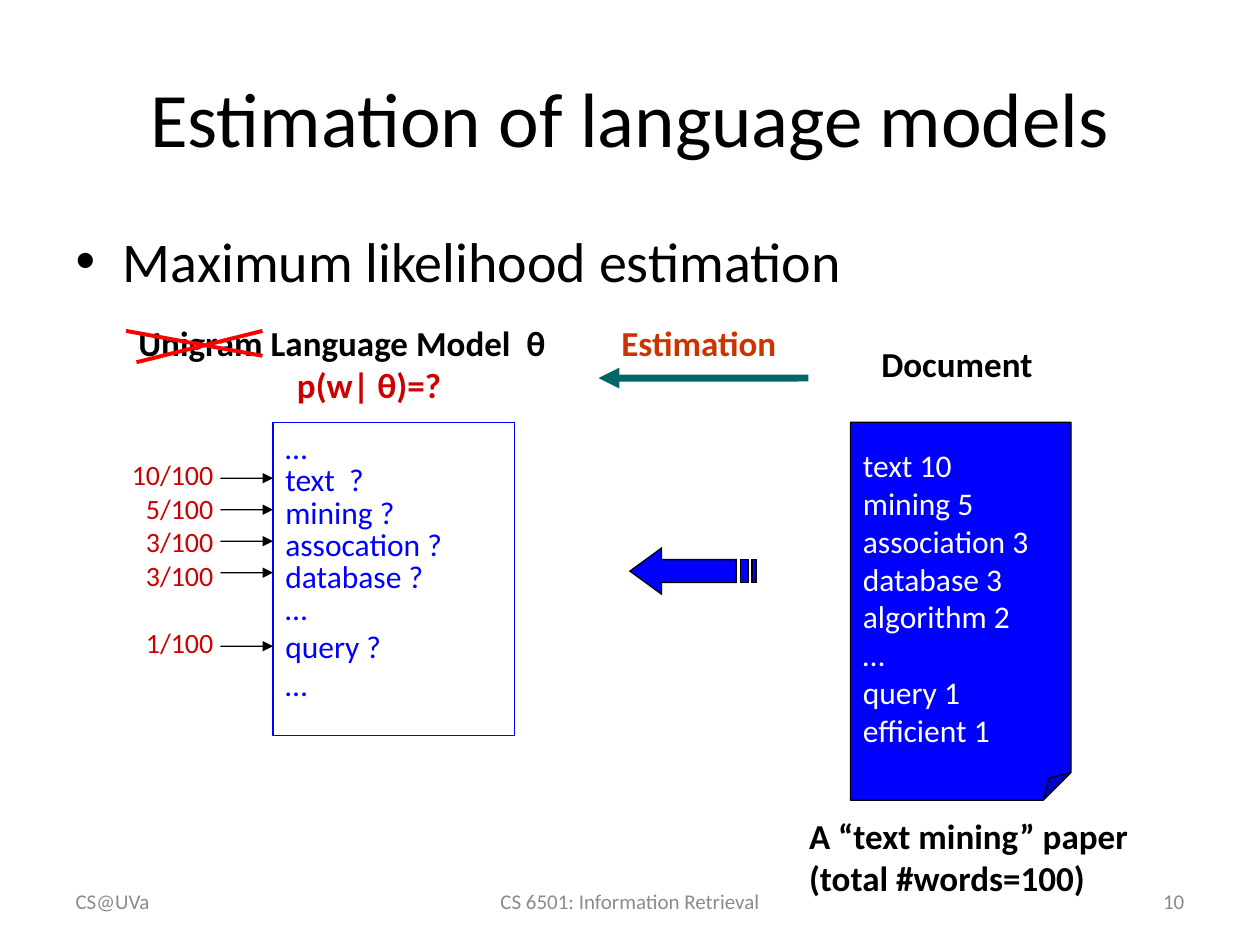
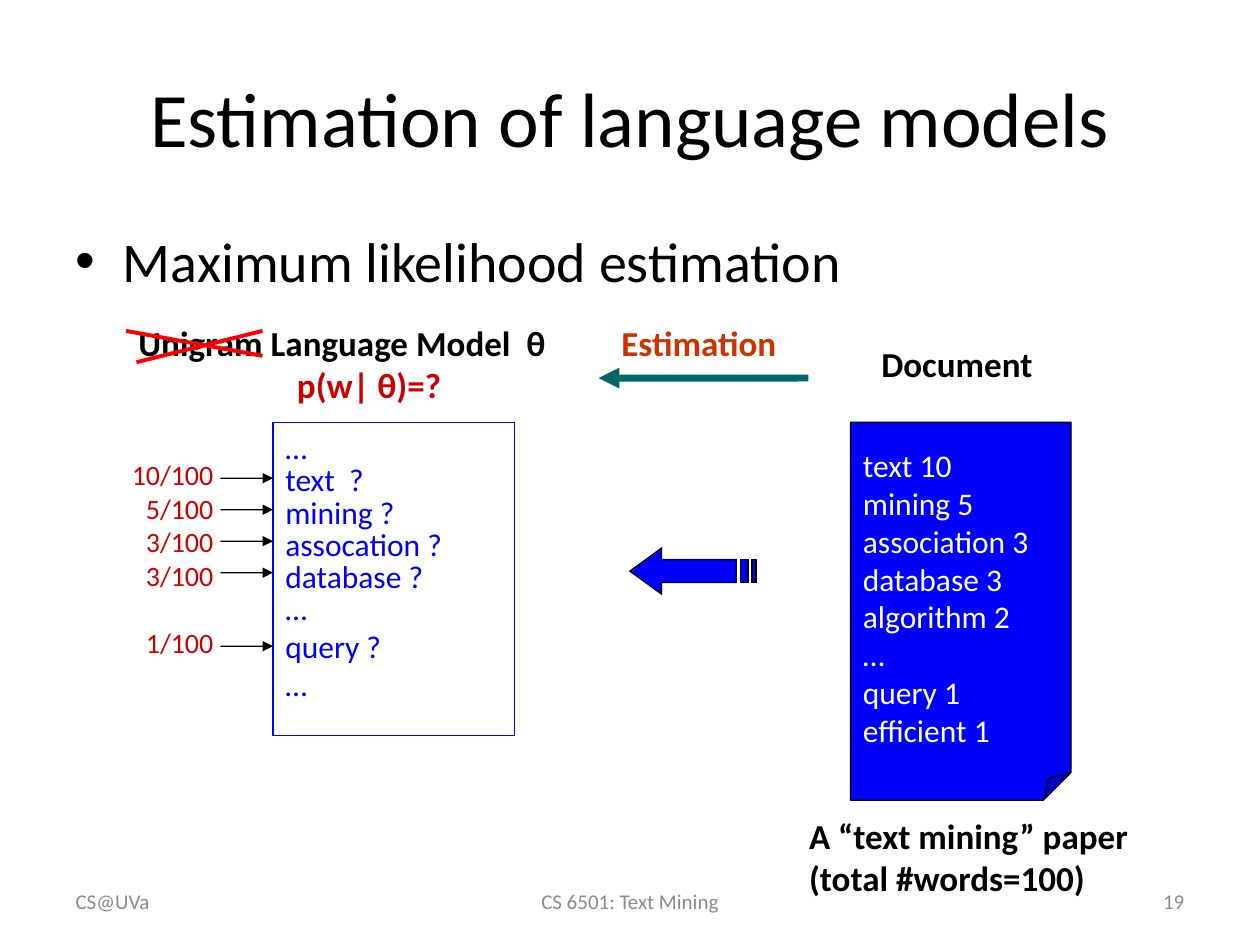
Before and after one commit to wang296/IR2015, a slide deck: slide 19 of docs/Language Models.pptx (slide 10 before the commit). Drawn at 1260x945 pixels with LibreOffice and Linux fonts; fonts in the diff are those of the drawing. Boxes give left, top, right and bottom in pixels: in the first picture for what was removed or moved away, otherwise in the second. Text is boxed around its words. In the diff, an @@ line names an element or a change of style, - is before the commit and + after.

Commit message:
language models

```diff
--- a/docs/Language Models.pptx
+++ b/docs/Language Models.pptx
@@ text at [541, 895, 718, 913]: text changed @@
-CS 6501: Information Retrieval
+CS 6501: Text Mining
@@ page number at [1163, 895, 1184, 909]: text changed @@
-10
+19
```
Also in this commit, not shown: 3 other slides changed, 15 slides added, 4 other files.
